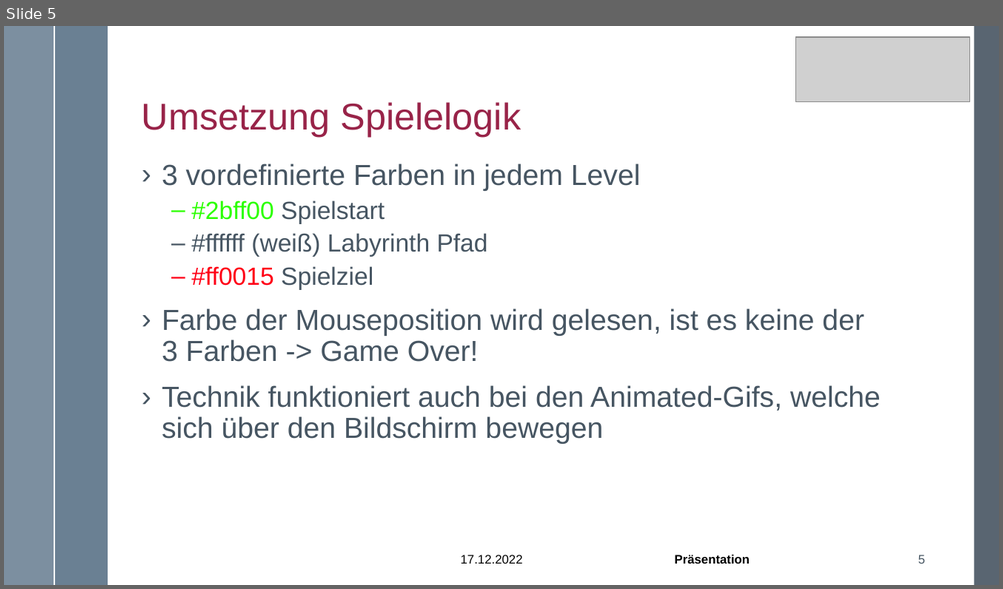
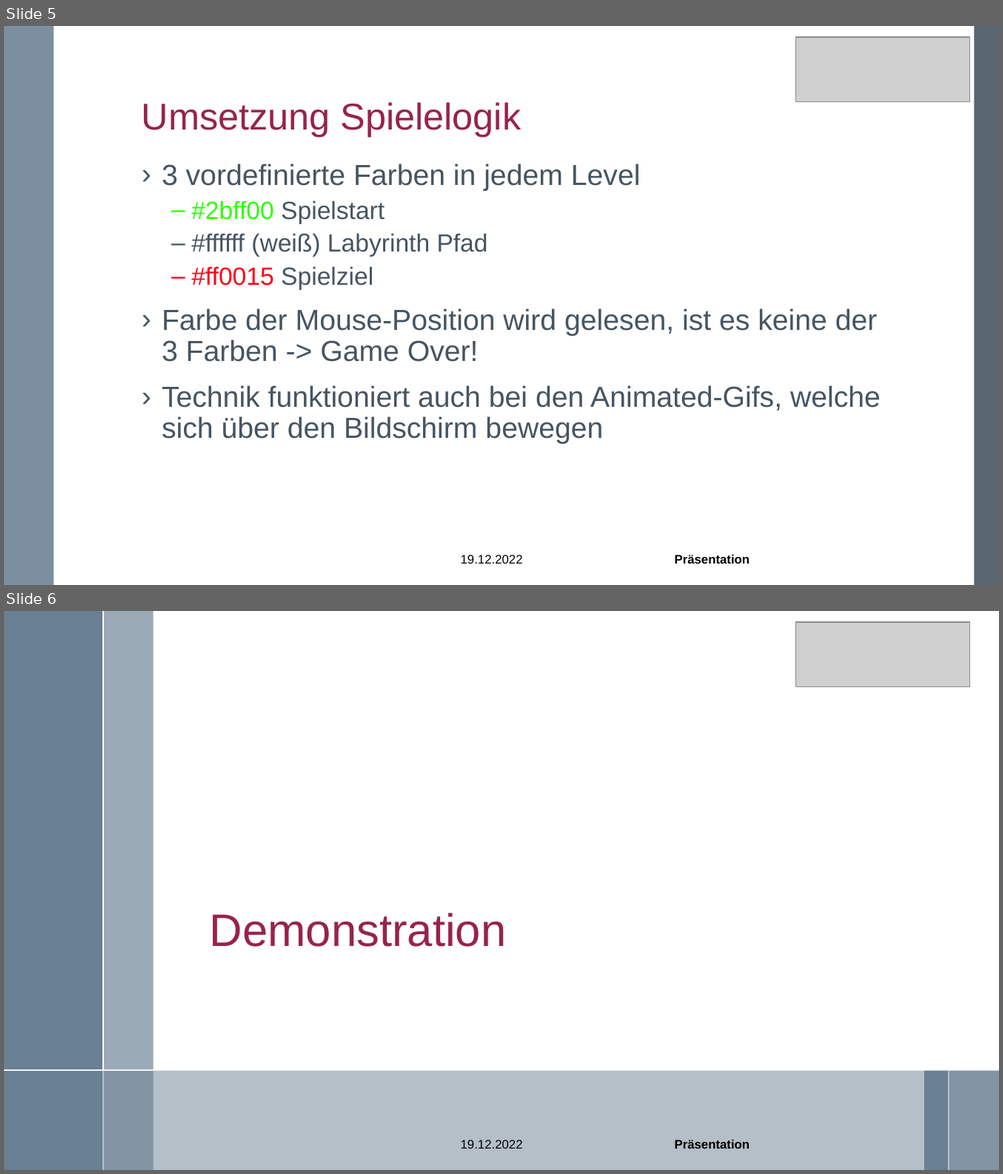
Before and after one commit to MightyModerator/donttouchthewall, a slide deck: documents/Präsentation-G2.pptx. Shown one above the other, each under a label of ours: slide 5 before the commit, slides 5 and 6 after it. The pictures are 1003x589 and 1003x1174 pixels, drawn with LibreOffice and Linux fonts; fonts in the diff are those of the drawing; grey boxes stand for pictures; background and template pictures are left out. Boxes give left, top, right and bottom in pixels: in the first picture for what was removed or moved away, otherwise in the second. Text is boxed around its words. In the diff, an @@ line names an element or a change of style, - is before the commit and + after.

```diff
--- a/documents/Präsentation-G2.pptx
+++ b/documents/Präsentation-G2.pptx
@@ slide 6 added at [4, 611, 999, 1170], background #FFFFFF @@
@@ rectangle added at [4, 611, 103, 1170], fill #6A8093 @@
@@ rectangle added at [103, 611, 153, 1170], fill #9BAAB7 @@
@@ line added from (103, 611) to (103, 1170), #FFFFFF 1.5 pt @@
@@ picture added at [796, 622, 970, 687] @@
@@ title added at [210, 913, 506, 947], 44 pt, text #982348 @@
+Demonstration
@@ line added from (4, 1071) to (153, 1071), #FFFFFF 1.5 pt @@
@@ rectangle added at [4, 1071, 999, 1170], fill #6A8093 at 50% opacity @@
@@ rectangle added at [924, 1071, 948, 1170], fill #6A8093 @@
@@ rectangle added at [948, 1071, 999, 1170], fill #9BAAB7 @@
@@ line added from (948, 1071) to (948, 1170), #FFFFFF 1.5 pt @@
@@ text added at [461, 1140, 523, 1149], 12 pt, text #000000 @@
+19.12.2022
@@ text added at [674, 1140, 750, 1149], 12 pt, text #000000, bold @@
+Präsentation
@@ slide 5 changed as well @@
@@ rectangle removed at [55, 26, 107, 585] @@
@@ text at [162, 309, 877, 362]: text changed @@
-› Farbe der Mouseposition wird gelesen, ist es keine der
-  3 Farben -> Game Over!
+› Farbe der Mouse-Position wird gelesen, ist es keine der
+  3 Farben -> Game Over!
@@ text at [461, 555, 523, 564]: text changed @@
-17.12.2022
+19.12.2022
@@ page number removed at [918, 555, 925, 564] @@
-5
```
Also in this commit, not shown: 14 other slides changed, 2 other slides added, 3 slides removed, 16 other files.
